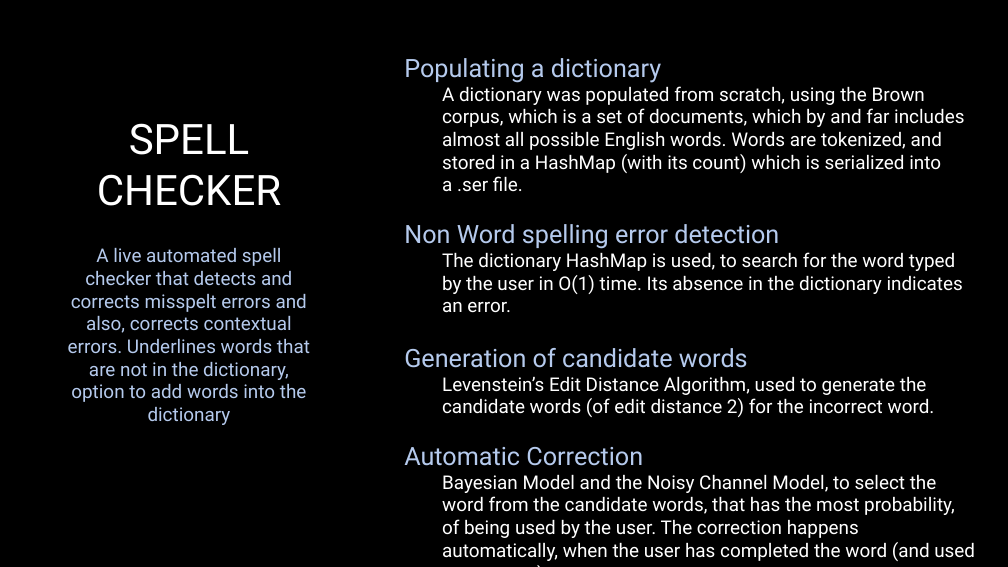
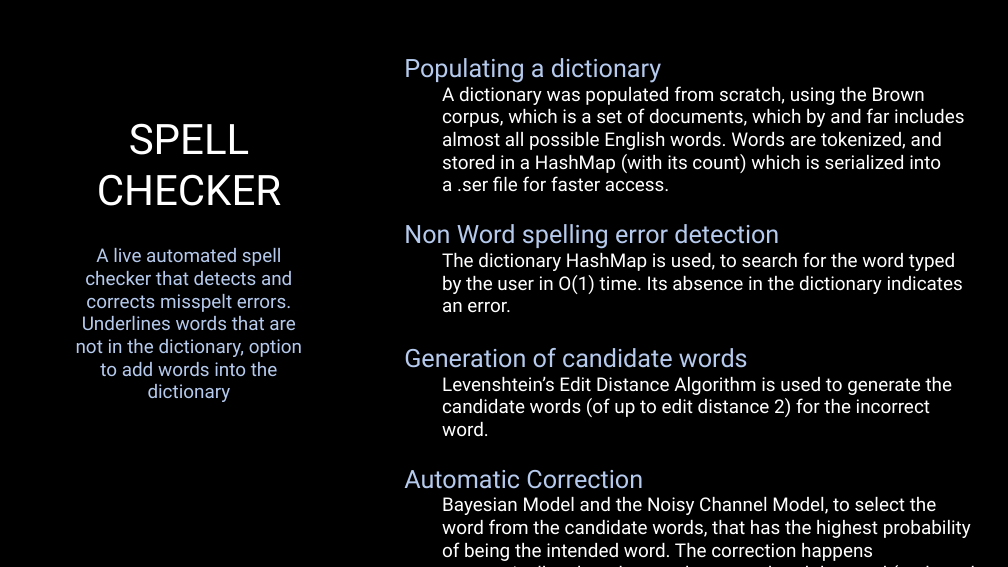
Before and after one commit to Tushar-Naik/NLP, a slide deck: slide 6 of Integrated Text Editor New.pptx. Drawn at 1008x567 pixels with LibreOffice and Linux fonts; fonts in the diff are those of the drawing; background and template pictures are left out. Boxes give left, top, right and bottom in pixels: in the first picture for what was removed or moved away, otherwise in the second. Text is boxed around its words. In the diff, an @@ line names an element or a change of style, - is before the commit and + after.

Commit message:
made changes to ppt

```diff
--- a/Integrated Text Editor New.pptx
+++ b/Integrated Text Editor New.pptx
@@ text at box(442, 86, 964, 192): text changed @@
-  A dictionary was populated from scratch, using the Brown corpus, which is a set of documents, which by and far includes almost all possible English words. Words are tokenized, and stored in a HashMap (with its count) which is serialized into a .ser file.
+  A dictionary was populated from scratch, using the Brown corpus, which is a set of documents, which by and far includes almost all possible English words. Words are tokenized, and stored in a HashMap (with its count) which is serialized into a .ser file for faster access.
@@ text at box(76, 248, 302, 402): text changed @@
-A live automated spell checker that detects and corrects misspelt errors and also, corrects contextual errors. Underlines words that are not in the dictionary, option to add words into the dictionary
+A live automated spell checker that detects and corrects misspelt errors. Underlines words that are not in the dictionary, option to add words into the dictionary
@@ text at box(442, 376, 953, 437): text changed @@
-  Levenstein’s Edit Distance Algorithm, used to generate the candidate words (of edit distance 2) for the incorrect word.
+  Levenshtein’s Edit Distance Algorithm is used to generate the candidate words (of up to edit distance 2) for the incorrect word.
@@ text at box(442, 496, 971, 561): text changed @@
-  Bayesian Model and the Noisy Channel Model, to select the word from the candidate words, that has the most probability, of being used by the user. The correction happens automatically, when the user has completed the word (and used a separator).
+  Bayesian Model and the Noisy Channel Model, to select the word from the candidate words, that has the highest probability of being the intended word. The correction happens automatically, when the user has completed the word (and used a separator).
```
Also in this commit, not shown: 7 other slides changed, 1 slide removed.
